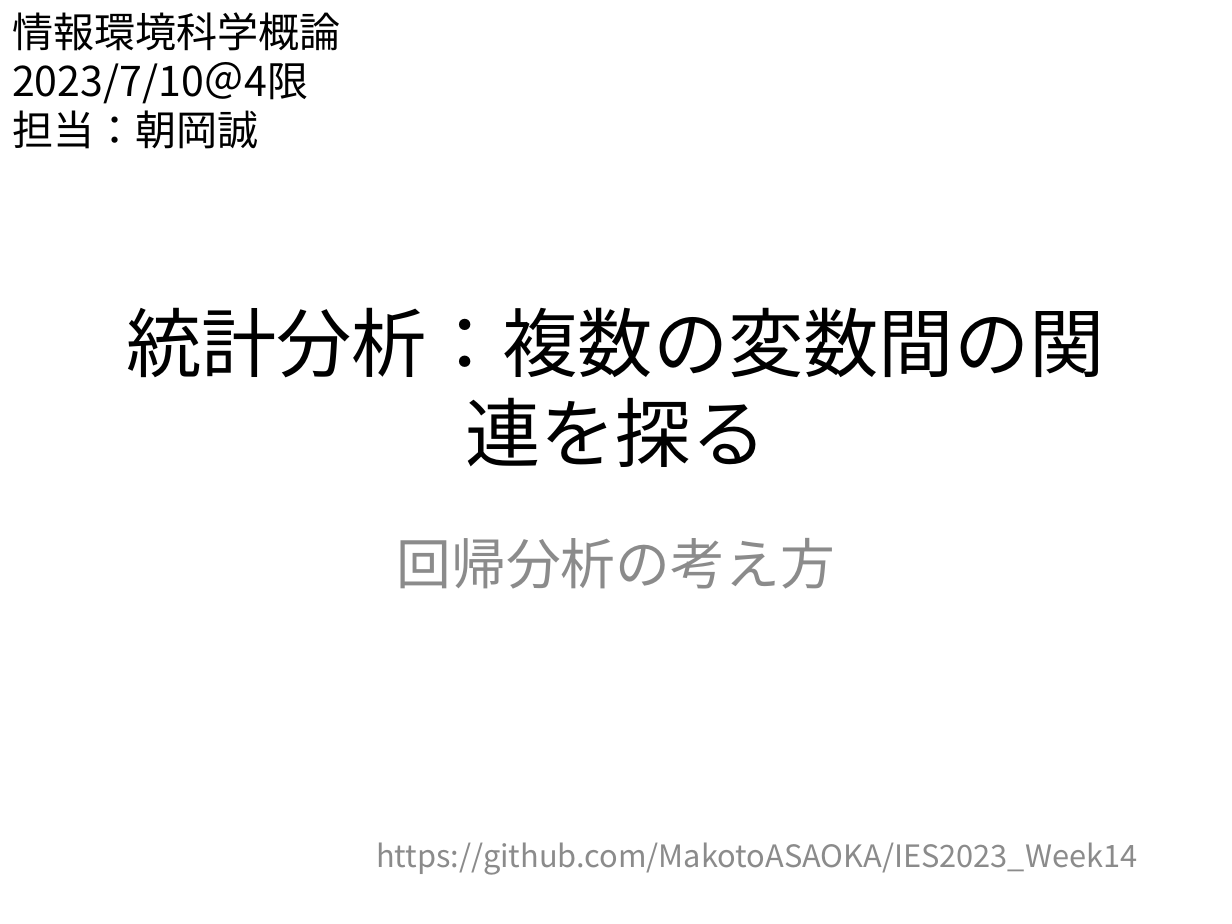
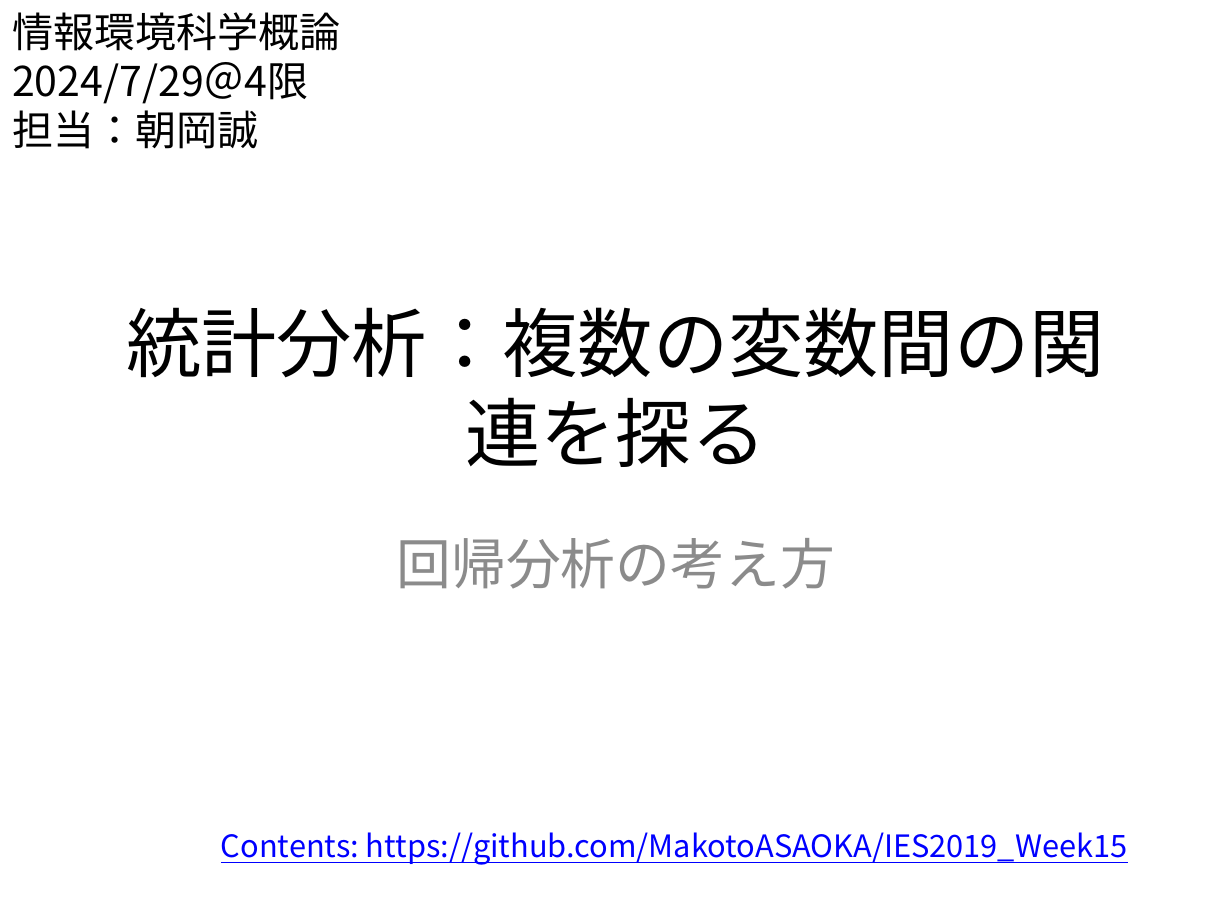
Before and after one commit to MakotoASAOKA/IES2023_Week14, a slide deck: slide 1 of week14_regression.pptx. Drawn at 1232x924 pixels with LibreOffice and Linux fonts; fonts in the diff are those of the drawing. Boxes give left, top, right and bottom in pixels: in the first picture for what was removed or moved away, otherwise in the second. Text is boxed around its words. In the diff, an @@ line names an element or a change of style, - is before the commit and + after.

```diff
--- a/week14_regression.pptx
+++ b/week14_regression.pptx
@@ text at [12,62,309,104]: text changed @@
-2023/7/10＠4限
+2024/7/29＠4限
@@ text at [221,832,1127,865]: text changed; text colour #8C8C8C to #0000FF @@
-https://github.com/MakotoASAOKA/IES2023_Week14
+Contents: https://github.com/MakotoASAOKA/IES2019_Week15
```
Also in this commit, not shown: 7 other slides changed.
